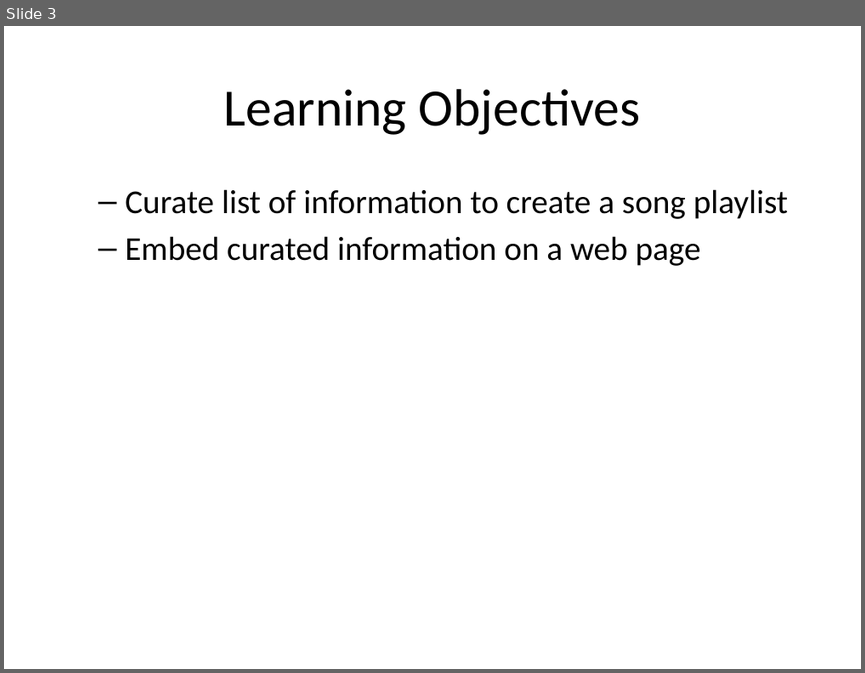
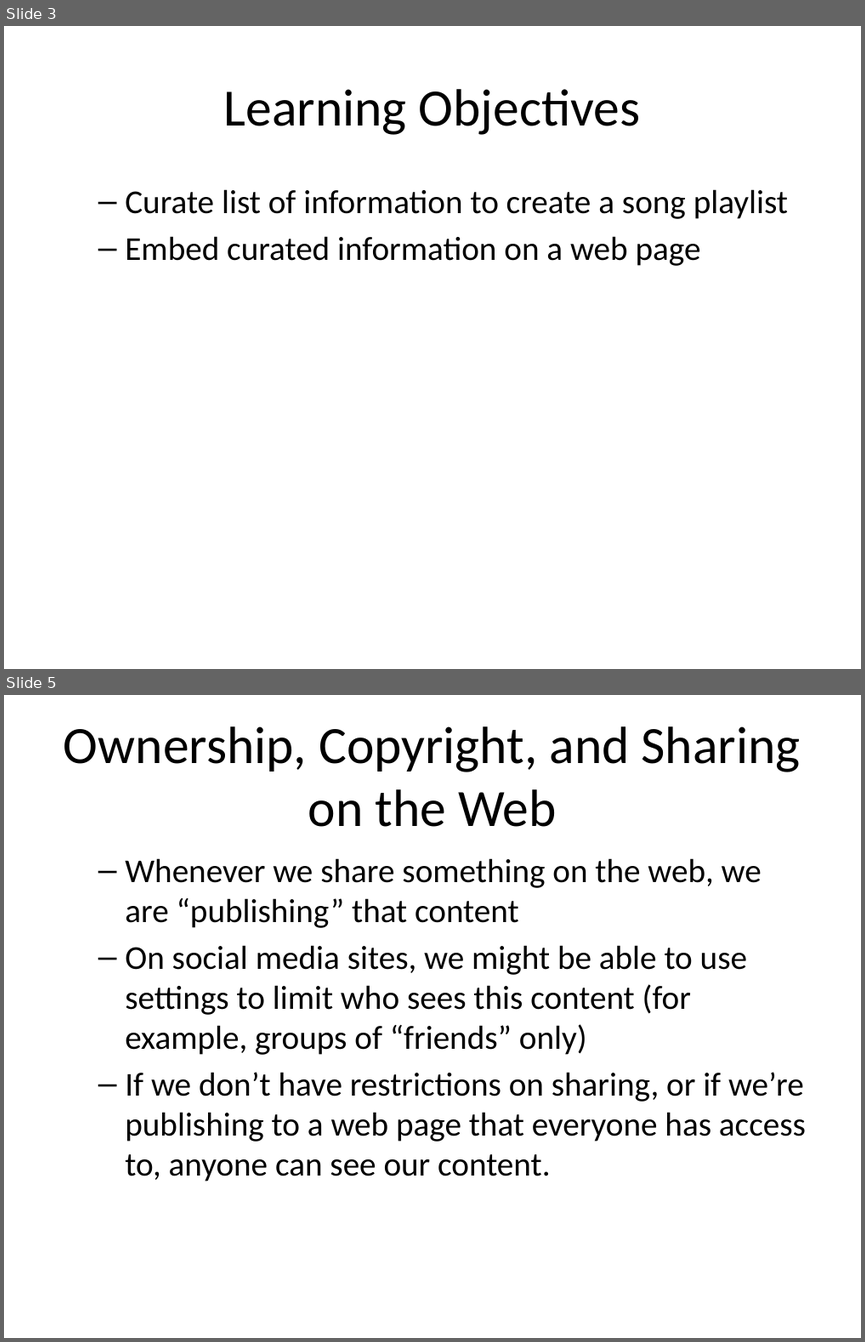
Before and after one commit to mr-eggleton/web-lit-core, a slide deck: powerpoints/13-project-playlist.pptx. Shown one above the other, each under a label of ours: slide 3 before the commit, slides 3 and 5 after it; the slides between them are not shown. The pictures are 865x673 and 865x1342 pixels, drawn with LibreOffice and Linux fonts; fonts in the diff are those of the drawing. Boxes give left, top, right and bottom in pixels: in the first picture for what was removed or moved away, otherwise in the second. Text is boxed around its words. In the diff, an @@ line names an element or a change of style, - is before the commit and + after.

```diff
--- a/powerpoints/13-project-playlist.pptx
+++ b/powerpoints/13-project-playlist.pptx
@@ slide 5 added at [4, 695, 861, 1338], background #FFFFFF @@
@@ title added at [64, 726, 800, 827], 44 pt, text #000000 @@
+Ownership, Copyright, and Sharing on the Web
@@ text added at [125, 858, 806, 1181], 28 pt, text #000000 @@
+  – Whenever we share something on the web, we are “publishing” that content
+  – On social media sites, we might be able to use settings to limit who sees this content (for example, groups of “friends” only)
+  – If we don’t have restrictions on sharing, or if we’re publishing to a web page that everyone has access to, anyone can see our content.
```
Also in this commit, not shown: 1 slide changed, 2 other slides added, 1 slide removed, 15 other files.
